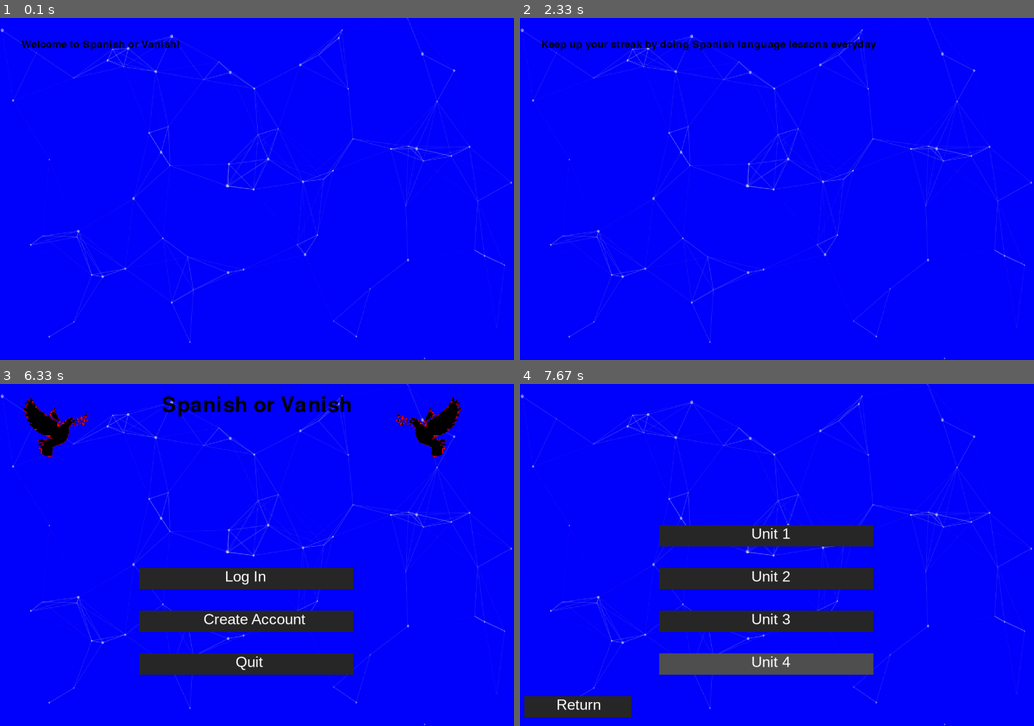
Above: before the commit, frames 1-4 (two rows, left to right).
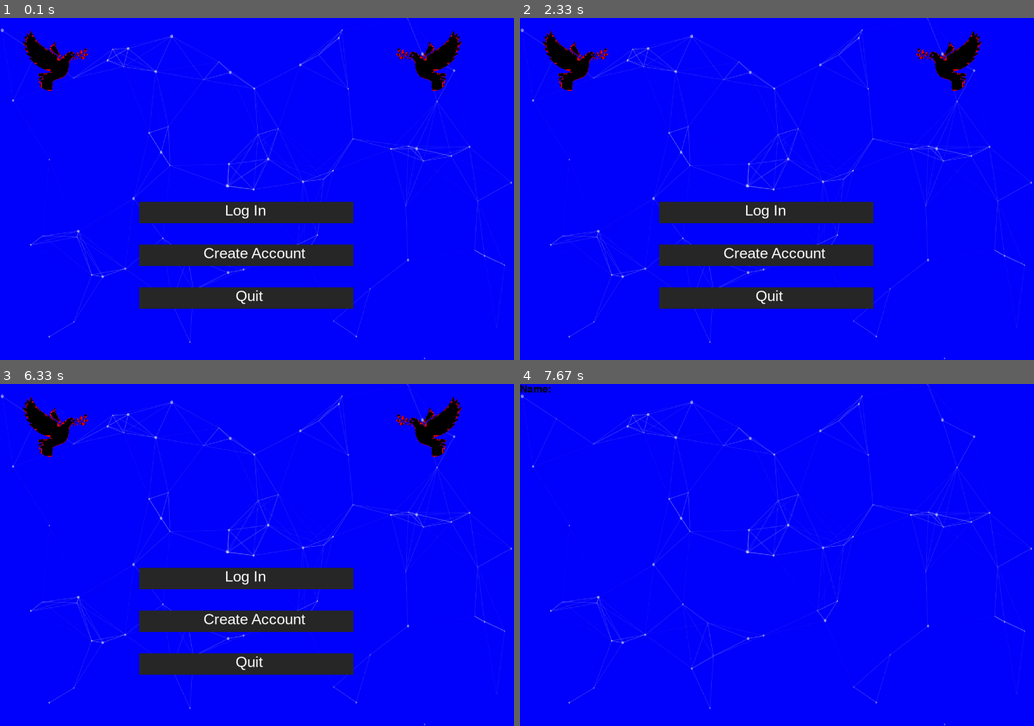
Above: after the commit, the same moments.

Repository: cinnamonflavoredbismuth/CS1400-2-Final
Game: pygame game, started from pygame_display.py
Two runs of this game, one before a commit and one after it. Both use one fixed random seed, a clock stepped at 60 frames per second and the inputs below.
Inputs (mouse positions are in pixels of both pictures, inside the frame that each line leads up to):
- Up to frame 1 (0.1 s): no input
- Up to frame 2 (2.33 s): no input
- Up to frame 3 (6.33 s): no input
- Up to frame 4 (7.67 s): click "Create Account" at 6.82 s; click (766, 619) at 7.25 s, where only the run before the commit has a clickable "Start"

The runs differ from the first frame. In frame 1, 9.9% of the frame differs, in the area x 4-90%, y 3-85%; in frame 2, 10%; in frame 3, 0.8%; in frame 4, 12%, in the area x 0-69%, y 0-98%.

Commit message:
made functions for readability

Diff:
--- a/account_creation.py
+++ b/account_creation.py
@@ -19,13 +19,13 @@
         name=(txt_input(0,20))
         print(name)
         clear()
-        display("Password", 3,x=0,y=0)
+        display("Password", 0,x=0,y=0)
         password=(txt_input(0,20))
         acc=new(name,password)
         if acc == False:
             display("Account already exists", 3,x=0,y=0)
-            return
+            return None
         else:
             display("Account created", 3,x=0,y=0)
-            return
-new_account()
+            return name
+#new_account()
--- a/basic_functions.py
+++ b/basic_functions.py
@@ -16,13 +16,47 @@
 screen=pystart()
 
 #screen = pygame.display.set_mode((1200, 800))
+
+class button:
+        def __init__(self, width, height, StartPos, text, font, fontsize, hover_color, main_color, text_offset, verticle_text_offset, text_color):
+                self.width = width
+                self.height = height
+                self.StartPos = StartPos
+                self.text = text
+                self.font = font
+                self.fontsize = fontsize
+                self.hover_color = hover_color
+                self.main_color = main_color
+                self.text_offset = text_offset
+                self.verticle_text_offset = verticle_text_offset
+                self.text_color = text_color
+        def __str__(self):
+                return f"""
+                Width: {self.width}
+                Height: {self.height}
+                StartPos: {self.StartPos}
+                Text: {self.text}
+                Font: {self.font}
+                Fontsize: {self.fontsize}
+                Hover_color: {self.hover_color}
+                Main_color: {self.main_color}
+                Text_offset: {self.text_offset}
+                Verticle_text_offset: {self.verticle_text_offset}
+                Text_color: {self.text_color}"""
+
 def btn(dict):
         mouse = pygame.mouse.get_pos() # Stores mouse coordinates
-        if dict['StartPos']['x'] <= mouse[0] <= dict['StartPos']['x'] + dict['width'] and dict['StartPos']['y'] <= mouse[1] <= dict['StartPos']['y']+dict['height']:
-            pygame.draw.rect(screen,dict['hover_color'],[dict['StartPos']['x'],dict['StartPos']['y'],dict['width'],dict['height']]) # If mouse is hovering
+        if dict.StartPos['x'] <= mouse[0] <= dict.StartPos['x'] + dict.width and dict.StartPos['y'] <= mouse[1] <= dict.StartPos['y']+dict.height:
+            pygame.draw.rect(screen,dict.hover_color,[dict.StartPos['x'],dict.StartPos['y'],dict.width,dict.height]) # If mouse is hovering
         else:
-            pygame.draw.rect(screen,dict['main_color'],[dict['StartPos']['x'],dict['StartPos']['y'],dict['width'],dict['height']]) # If mouse is not touching
-        screen.blit(pygame.font.SysFont(dict['font'],dict['fontsize']).render(dict['text'] , True , dict["text_color"]),(dict['StartPos']['x']+dict["text_offset"],dict['StartPos']['y']+dict['verticle_text_offset'])) # Putting text on the button
+            pygame.draw.rect(screen,dict.main_color,[dict.StartPos['x'],dict.StartPos['y'],dict.width,dict.height]) # If mouse is not touching
+        screen.blit(pygame.font.SysFont(dict.font,dict.fontsize).render(dict.text , True , dict.text_color),(dict.StartPos['x']+dict.text_offset,dict.StartPos['y']+dict.verticle_text_offset)) # Putting text on the button
+
+def if_clicked(btn,event): # If the button is clicked
+        if btn.StartPos['x'] <= event.pos[0] <= btn.StartPos['x'] + btn.width and btn.StartPos['y'] <= event.pos[1] <= btn.StartPos['y'] + btn.height:
+                return True
+        else:
+                return False
 
 def display(message, sec, x=50, y=50): # Displays a message on the screen by itself for a certain amount of seconds
     pystart()
@@ -159,14 +193,13 @@
                         screen.blit(text(f'{txt}'), (x,y))
                         return 'enter'
                 else:
-                        screen.blit(text(f'Invalid character'),(x,y+20))
-                        return None
+                        display(f'Invalid character',1)
+                        return 'invalid'
         else:
                 return None
 
-
 def txt_input(x,y):
-        x=x-40
+        x2=x-40
         user_txt=[]
         run=True
         while run==True:
@@ -176,12 +209,16 @@
                                 quit()
                                 break
                         else:
-                                x=x+5
-                                letter=letter_input(txt=user_txt,x=x,y=y,event=event)
+                                x2=x2+5
+                                letter=letter_input(txt=user_txt,x=x2,y=y,event=event)
                                 if letter != None:
                                         if letter=='enter':
                                                 user_txt=''.join(user_txt)
                                                 return user_txt
+                                        elif letter=='invalid':
+                                                clear()
+                                                x2=x2-5
+                                                screen.blit(text(''.join(user_txt)), (x,y))
                                         else:
                                                 user_txt.append(letter)
                         pygame.display.update()
--- a/lesson_select.py
+++ b/lesson_select.py
@@ -1,7 +1,7 @@
 import pygame
 import csv
 import random
-from basic_functions import btn
+from basic_functions import *
 from lesson import lesson
 
 # Define the Spanish or Vanish game
@@ -15,127 +15,24 @@
     # The game will be played using Pygame, a popular library for creating games in Python.
 
     # Initialize Pygame
-    pygame.init()
-
-    # Set up the display
-    screen = pygame.display.set_mode((1200, 800))
-    pygame.display.set_caption('Spanish or Vanish')
-    pygame.display.set_icon(pygame.image.load('logo_uwu.png'))
+    pystart()
 
 
-    # Image background
-    background_image = pygame.image.load('BG.webp')  # Load the image
-    background_image = pygame.transform.scale(background_image, (1200, 800))  # Scale to fit the screen
 
     # Set up fonts
     font = pygame.font.Font(None, 36)
     title_font = pygame.font.Font(None, 72)  # Larger font for the title
-
+    def lesson_btn(coords,num):
+        return button(500, 50, coords,f"Lesson {num}", "Arial", 35, (80,80,80), (40,40,40), 175, 0, (255,255,255))
     #Set up buttons
-    lesson_1_btn = {
-    "width" : 500, # width of the button
-    "height" : 50, # height of the button
-    "StartPos": {"x" :  50,"y" : 200}, # Top left is 0,0
-    "text": "Lesson 1",
-    "font": "Arial",
-    "fontsize": 35,
-    "hover_color": (80,80,80),
-    "main_color": (40,40,40),
-    "text_offset": 175,
-    "verticle_text_offset": 0,
-    "text_color": (255,255,255)
-    }
-    lesson_2_btn = {
-    "width" : 500, # width of the button
-    "height" : 50, # height of the button
-    "StartPos": {"x" :  50,"y" : 300}, # Top left is 0,0
-    "text": "Lesson 2",
-    "font": "Arial",
-    "fontsize": 35,
-    "hover_color": (80,80,80),
-    "main_color": (40,40,40),
-    "text_offset": 175,
-    "verticle_text_offset": 0,
-    "text_color": (255,255,255)
-    }
-    lesson_3_btn = {
-    "width" : 500, # width of the button
-    "height" : 50, # height of the button
-    "StartPos": {"x" :  50,"y" : 400}, # Top left is 0,0
-    "text": "Lesson 3",
-    "font": "Arial",
-    "fontsize": 35,
-    "hover_color": (80,80,80),
-    "main_color": (40,40,40),
-    "text_offset": 175,
-    "verticle_text_offset": 0,
-    "text_color": (255,255,255)
-    }
-    lesson_4_btn = {
-    "width" : 500, # width of the button
-    "height" : 50, # height of the button
-    "StartPos": {"x" :  50,"y" : 500}, # Top left is 0,0
-    "text": "Lesson 4",
-    "font": "Arial",
-    "fontsize": 35,
-    "hover_color": (80,80,80),
-    "main_color": (40,40,40),
-    "text_offset": 175,
-    "verticle_text_offset": 0,
-    "text_color": (255,255,255)
-    }
-    lesson_5_btn = {
-    "width" : 500, # width of the button
-    "height" : 50, # height of the button
-    "StartPos": {"x" :  650,"y" : 200}, # Top left is 0,0
-    "text": "Lesson 5",
-    "font": "Arial",
-    "fontsize": 35,
-    "hover_color": (80,80,80),
-    "main_color": (40,40,40),
-    "text_offset": 175,
-    "verticle_text_offset": 0,
-    "text_color": (255,255,255)
-    }
-    lesson_6_btn = {
-    "width" : 500, # width of the button
-    "height" : 50, # height of the button
-    "StartPos": {"x" :  650,"y" : 300}, # Top left is 0,0
-    "text": "Lesson 6",
-    "font": "Arial",
-    "fontsize": 35,
-    "hover_color": (80,80,80),
-    "main_color": (40,40,40),
-    "text_offset": 175,
-    "verticle_text_offset": 0,
-    "text_color": (255,255,255)
-    }
-    lesson_7_btn = {
-    "width" : 500, # width of the button
-    "height" : 50, # height of the button
-    "StartPos": {"x" :  650,"y" : 400}, # Top left is 0,0
-    "text": "Lesson 7",
-    "font": "Arial",
-    "fontsize": 35,
-    "hover_color": (80,80,80),
-    "main_color": (40,40,40),
-    "text_offset": 175,
-    "verticle_text_offset": 0,
-    "text_color": (255,255,255)
-    }
-    return_btn = {
-    "width" : 500, # width of the button
-    "height" : 50, # height of the button
-    "StartPos": {"x" :  650,"y" : 500}, # Top left is 0,0
-    "text": "Return",
-    "font": "Arial",
-    "fontsize": 35,
-    "hover_color": (80,80,80),
-    "main_color": (40,40,40),
-    "text_offset": 190,
-    "verticle_text_offset": 0,
-    "text_color": (255,255,255)
-    }
+    lesson_1_btn = lesson_btn({"x" :  50,"y" : 200},1)
+    lesson_2_btn = lesson_btn({"x" :  50,"y" : 300}, 2)
+    lesson_3_btn = lesson_btn({"x" :  50,"y" : 400},3)
+    lesson_4_btn = lesson_btn({"x" :  50,"y" : 500},4)
+    lesson_5_btn = lesson_btn({"x" :  650,"y" : 200},5)
+    lesson_6_btn = lesson_btn({"x" :  650,"y" : 300},6)
+    lesson_7_btn = lesson_btn({"x" :  650,"y" : 400},7)
+    return_btn = button(500, 50, {"x" :  325,"y" : 630},"Return", "Arial", 35, (80,80,80), (40,40,40), 225, 0, (255,255,255))
 
 
 
@@ -157,8 +54,7 @@
     # Main loop
     running = True
     while running:
-        screen.fill((255, 255, 255))  # Clear the screen with a white background
-        screen.blit(background_image, (0,0)) #Display the background
+        clear()
         # Display the options
         btn(lesson_1_btn)
         btn(lesson_2_btn)
@@ -172,43 +68,43 @@
             if event.type == pygame.QUIT:
                 running = False
             elif event.type == pygame.MOUSEBUTTONDOWN:
-                if lesson_1_btn['StartPos']['x'] <= event.pos[0] <= lesson_1_btn['StartPos']['x'] + lesson_1_btn['width'] and lesson_1_btn['StartPos']['y'] <= event.pos[1] <= lesson_1_btn['StartPos']['y'] + lesson_1_btn['height']:
+                if if_clicked(lesson_1_btn,event) == True: # If  quit button clicked
                     # Go back to the main menu
                     _lesson = ' 1'
                     lesson(unit, _lesson)
                     running = False
 
-                elif lesson_2_btn['StartPos']['x'] <= event.pos[0] <= lesson_2_btn['StartPos']['x'] + lesson_2_btn['width'] and lesson_2_btn['StartPos']['y'] <= event.pos[1] <= lesson_2_btn['StartPos']['y'] + lesson_2_btn['height']:
+                elif if_clicked(lesson_2_btn,event) == True:
                     _lesson = ' 2'
                     lesson(unit, _lesson)
                     running = False
 
-                elif lesson_3_btn['StartPos']['x'] <= event.pos[0] <= lesson_3_btn['StartPos']['x'] + lesson_3_btn['width'] and lesson_3_btn['StartPos']['y'] <= event.pos[1] <= lesson_3_btn['StartPos']['y'] + lesson_3_btn['height']:
+                elif if_clicked(lesson_3_btn,event) == True:
                     _lesson = ' 3'
                     lesson(unit, _lesson)
                     running = False
 
-                elif lesson_4_btn['StartPos']['x'] <= event.pos[0] <= lesson_4_btn['StartPos']['x'] + lesson_4_btn['width'] and lesson_4_btn['StartPos']['y'] <= event.pos[1] <= lesson_4_btn['StartPos']['y'] + lesson_4_btn['height']:
+                elif if_clicked(lesson_4_btn,event) == True:
                     _lesson = ' 4'
                     lesson(unit, _lesson)
                     running = False
 
-                elif lesson_5_btn['StartPos']['x'] <= event.pos[0] <= lesson_5_btn['StartPos']['x'] + lesson_5_btn['width'] and lesson_5_btn['StartPos']['y'] <= event.pos[1] <= lesson_5_btn['StartPos']['y'] + lesson_5_btn['height']:
+                elif if_clicked(lesson_5_btn,event) == True:
                     _lesson = ' 5'
                     lesson(unit, _lesson)
                     running = False
 
-                elif lesson_6_btn['StartPos']['x'] <= event.pos[0] <= lesson_6_btn['StartPos']['x'] + lesson_6_btn['width'] and lesson_6_btn['StartPos']['y'] <= event.pos[1] <= lesson_6_btn['StartPos']['y'] + lesson_6_btn['height']:
+                elif if_clicked(lesson_6_btn,event) == True:
                     _lesson = ' 6'
                     lesson(unit, _lesson)
                     running = False
 
-                elif lesson_7_btn['StartPos']['x'] <= event.pos[0] <= lesson_7_btn['StartPos']['x'] + lesson_7_btn['width'] and lesson_7_btn['StartPos']['y'] <= event.pos[1] <= lesson_7_btn['StartPos']['y'] + lesson_7_btn['height']:
+                elif if_clicked(lesson_7_btn,event) == True:
                     _lesson = ' 7'
                     lesson(unit, _lesson)
                     running = False
 
-                if return_btn['StartPos']['x'] <= event.pos[0] <= return_btn['StartPos']['x'] + return_btn['width'] and return_btn['StartPos']['y'] <= event.pos[1] <= return_btn['StartPos']['y'] + return_btn['height']:
+                if if_clicked(return_btn,event) == True:
                     # Go back to the main menu
                     running = False
 
@@ -222,8 +118,7 @@
     # End of the game loop
     final_message = "Returning to Unit Select Page!"
     final_surface = font.render(final_message, True, (0, 0, 0))
-    screen.fill((255, 255, 255))  # Clear the screen for the final message
-    screen.blit(background_image, (0,0))
+    clear()
     screen.blit(final_surface, (50, 50))
     pygame.display.flip()  # Update the display
     pygame.time.delay(2000)  # Wait for 2 seconds before quitting
--- a/main.py
+++ b/main.py
@@ -1,6 +1,6 @@
 # Program  -Cecily Strong, Luke Murdock, Tate Morgan, Hasan De La Cruz
 # Main File -Luke Murdock
-from spanish import game
+#from spanish import game
 from account_handler import log_in, new_account, load
 
 
@@ -43,7 +43,7 @@
             if log_in(name, password) == True:
                 print(f'\nYou have logged in as {name}!')
                 acc = load(name)
-                menu(acc)
+                #menu(acc)
             else:
                 print(f'\nUsername or password could not be found')
 
--- a/pygame_display.py
+++ b/pygame_display.py
@@ -2,29 +2,21 @@
 import csv
 import random
 from spanish import lessons
-from basic_functions import btn, display
+from basic_functions import *
 from log_in import get_log_in
+from account_creation import new_account
+from account_handler import load
 
 # Define the Spanish or Vanish game
 # This is a simple game where the user selects the correct answer from multiple options.
 # The game will display a lesson and multiple options, and the user has to select the correct one.
 # The game will be played using Pygame, a popular library for creating games in Python.
 
-# Initialize Pygame
-pygame.init()
-
-# Set up the display
-screen = pygame.display.set_mode((1200, 800))  #This sets the screen size
-pygame.display.set_caption('Spanish or Vanish') #This sets the tab name
-pygame.display.set_icon(pygame.image.load('logo_uwu.png')) #This sets the logo
-
+pystart()
 
 # Image background
-background_image = pygame.image.load('BG.webp')  # Load the image
-background_image = pygame.transform.scale(background_image, (1200, 800))  # Scale to fit the screen
 bird1 = pygame.image.load("logo_uwu.png")
-bird2 = pygame.image.load("logo_uwu.png")
-bird2 = pygame.transform.flip(bird2, True, False)  # Flip the image horizontally
+bird2 = pygame.transform.flip(bird1, True, False)  # Flip the image horizontally
 bird1 = pygame.transform.scale(bird1, (200, 200))  # Scale the image to fit the screen
 bird2 = pygame.transform.scale(bird2, (200, 200))  # Scale the image to fit the screen
 
@@ -39,61 +31,16 @@
 title_rect = title_text.get_rect(center=(600, 50))  # Centered at the top of the screen
 
 #Set up buttons
-Quit_btn = {
-"width" : 500, # width of the button
-"height" : 50, # height of the button
-"StartPos": {"x" :  325,"y" : 630}, # Top left is 0,0
-"text": "Quit",
-"font": "Arial",
-"fontsize": 35,
-"hover_color": (80,80,80),
-"main_color": (40,40,40),
-"text_offset": 225,
-"verticle_text_offset": 0,
-"text_color": (255,255,255)
-}
-Account_create_btn = {
-"width" : 500, # width of the button
-"height" : 50, # height of the button
-"StartPos": {"x" :  325,"y" : 530}, # Top left is 0,0
-"text": "Create Account",
-"font": "Arial",
-"fontsize": 35,
-"hover_color": (80,80,80),
-"main_color": (40,40,40),
-"text_offset": 150,
-"verticle_text_offset": 0,
-"text_color": (255,255,255)
-}
-Log_in_btn = {
-"width" : 500, # width of the button
-"height" : 50, # height of the button
-"StartPos": {"x" :  325,"y" : 430}, # Top left is 0,0
-"text": "Log In",
-"font": "Arial",
-"fontsize": 35,
-"hover_color": (80,80,80),
-"main_color": (40,40,40),
-"text_offset": 200,
-"verticle_text_offset": 0,
-"text_color": (255,255,255)
-}
-
-
-
-
-
-
-# Define button positions
+Quit_btn = button(500, 50, {"x" :  325,"y" : 630},"Quit", "Arial", 35, (80,80,80), (40,40,40), 225, 0, (255,255,255))
+Account_create_btn = button(500, 50, {"x" :  325,"y" : 530},"Create Account", "Arial", 35, (80,80,80), (40,40,40), 150, 0, (255,255,255))
+Log_in_btn = button(500, 50, {"x" :  325,"y" : 430},"Log In", "Arial", 35, (80,80,80), (40,40,40), 200, 0, (255,255,255))
 
 # Main loop
 def main_menu():
     while True:
         running = True
         while running:
-            screen.fill((255, 255, 255))  # Clear the screen with a white background
-            screen.blit(background_image, (0,0))
-            screen.blit(title_text, title_rect)
+            clear()
             # Display the options
             btn(Quit_btn)
             btn(Account_create_btn)
@@ -104,36 +51,30 @@
                 if event.type == pygame.QUIT:
                     running = False
                 elif event.type == pygame.MOUSEBUTTONDOWN:
-                    if Quit_btn['StartPos']['x'] <= event.pos[0] <= Quit_btn['StartPos']['x'] + Quit_btn['width'] and Quit_btn['StartPos']['y'] <= event.pos[1] <= Quit_btn['StartPos']['y'] + Quit_btn['height']: # If  quit button clicked
+                    if if_clicked(Quit_btn,event) == True: # If  quit button clicked
                         # Go back to the main menu
                         running = False
 
-                    elif Account_create_btn['StartPos']['x'] <= event.pos[0] <= Account_create_btn['StartPos']['x'] + Account_create_btn['width'] and Account_create_btn['StartPos']['y'] <= event.pos[1] <= Account_create_btn['StartPos']['y'] + Account_create_btn['height']: # If Account Create button clicked
-                        lessons()
+                    elif if_clicked(Account_create_btn,event) == True: # If Account Create button clicked
+                        name=new_account()
+                        if name == None:
+                            main_menu()
+                        else:
+                            acc=load(name)
+                            lessons()
 
-                        # # Sign Up code
-                        # name = input('\nUsername: ').strip()
-                        # password = input('Password: ').strip()
-                        # new_account(name, password)
 
-                    elif Log_in_btn['StartPos']['x'] <= event.pos[0] <= Log_in_btn['StartPos']['x'] + Log_in_btn['width'] and Log_in_btn['StartPos']['y'] <= event.pos[1] <= Log_in_btn['StartPos']['y'] + Log_in_btn['height']: # If Log In button clicked
+                    elif if_clicked(Log_in_btn,event) == True: # If Log In button clicked
                         running = False
                         get_log_in()
-
-
-
-
-
 
             pygame.display.flip()  # Update the display
             pygame.time.delay(100)  # Delay to control frame rate
 
 
-        display("Thank you for playing!",3)
+        #display("Thank you for playing!",3)
         pygame.quit()
         break
 
-display("Welcome to Spanish or Vanish!",2)
-display("Keep up your streak by doing Spanish language lessons everyday",4)
 
 main_menu()
--- a/spanish.py
+++ b/spanish.py
@@ -2,7 +2,7 @@
 import csv
 import random
 from unit import unit_select
-from basic_functions import btn
+from basic_functions import *
 
 # Define the Spanish or Vanish game
 # This is a simple game where the user selects the correct answer from multiple options.
@@ -12,12 +12,7 @@
     while True:
 
         # Initialize Pygame
-        pygame.init()
-
-        # Set up the display
-        screen = pygame.display.set_mode((1200, 800))
-        pygame.display.set_caption('Spanish or Vanish')
-        pygame.display.set_icon(pygame.image.load('logo_uwu.png'))
+        pystart()
 
 
         # Image background
@@ -29,33 +24,8 @@
         title_font = pygame.font.Font(None, 72)  # Larger font for the title
 
         #Set up buttons
-        Quit_btn = {
-        "width" : 500, # width of the button
-        "height" : 50, # height of the button
-        "StartPos": {"x" :  325,"y" : 630}, # Top left is 0,0
-        "text": "Quit",
-        "font": "Arial",
-        "fontsize": 35,
-        "hover_color": (80,80,80),
-        "main_color": (40,40,40),
-        "text_offset": 225,
-        "verticle_text_offset": 0,
-        "text_color": (255,255,255)
-        }
-        Start_btn = {
-        "width" : 500, # width of the button
-        "height" : 50, # height of the button
-        "StartPos": {"x" :  325,"y" : 530}, # Top left is 0,0
-        "text": "Start",
-        "font": "Arial",
-        "fontsize": 35,
-        "hover_color": (80,80,80),
-        "main_color": (40,40,40),
-        "text_offset": 215,
-        "verticle_text_offset": 0,
-        "text_color": (255,255,255)
-        }
-
+        Quit_btn = button(500, 50, {"x" :  325,"y" : 630},"Quit", "Arial", 35, (80,80,80), (40,40,40), 225, 0, (255,255,255))
+        Start_btn = button(500, 50, {"x" :  325,"y" : 530},"Start", "Arial", 35, (80,80,80), (40,40,40), 215, 0, (255,255,255))
 
 
 
@@ -75,8 +45,7 @@
         # Main loop
         running = True
         while running:
-            screen.fill((255, 255, 255))  # Clear the screen with a white background
-            screen.blit(background_image, (0,0))
+            clear()
             # Display the options
             btn(Quit_btn)
             btn(Start_btn)
@@ -84,11 +53,11 @@
                 if event.type == pygame.QUIT:
                     running = False
                 elif event.type == pygame.MOUSEBUTTONDOWN:
-                    if Quit_btn['StartPos']['x'] <= event.pos[0] <= Quit_btn['StartPos']['x'] + Quit_btn['width'] and Quit_btn['StartPos']['y'] <= event.pos[1] <= Quit_btn['StartPos']['y'] + Quit_btn['height']:
+                    if if_clicked(Quit_btn,event) == True: # If  quit button clicked
                         # Go back to the main menu
                         running = False
 
-                    elif Start_btn['StartPos']['x'] <= event.pos[0] <= Start_btn['StartPos']['x'] + Start_btn['width'] and Start_btn['StartPos']['y'] <= event.pos[1] <= Start_btn['StartPos']['y'] + Start_btn['height']:
+                    elif if_clicked(Start_btn,event) == True: # If Start button clicked
                         unit_select()
 
 
@@ -102,8 +71,7 @@
         # End of the game loop
         final_message = "Returning to Main Menu!"
         final_surface = font.render(final_message, True, (0, 0, 0))
-        screen.fill((255, 255, 255))  # Clear the screen for the final message
-        screen.blit(background_image, (0,0))
+        clear()
         screen.blit(final_surface, (50, 50))
         pygame.display.flip()  # Update the display
         pygame.time.delay(2000)  # Wait for 2 seconds before quitting
--- a/users.csv
+++ b/users.csv
@@ -3,4 +3,3 @@
 tate.morgan,456,0,0,0,0,0c
 Ahuman,000,0,1,0,0,3
 cecily,password,0,1,0,2025-05-07 13:04:53.409576,3
-password,namename,0,1,0,2025-05-07 13:09:49.200755,3
